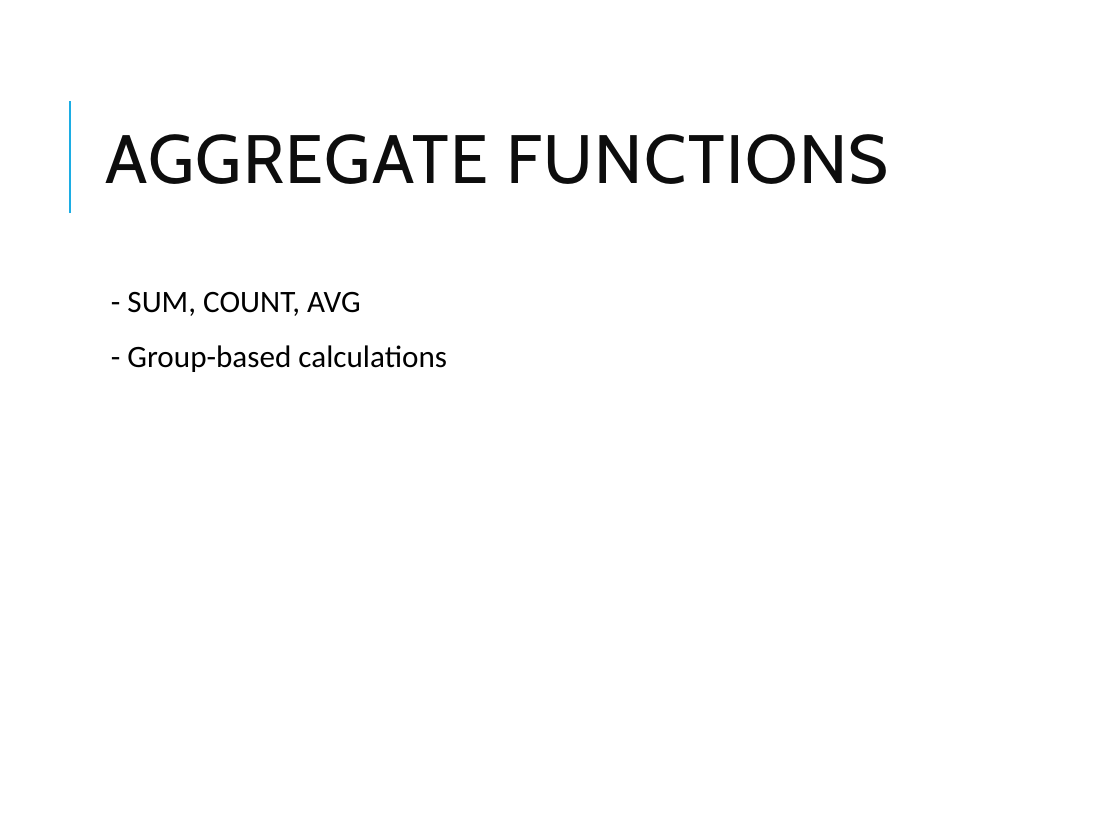
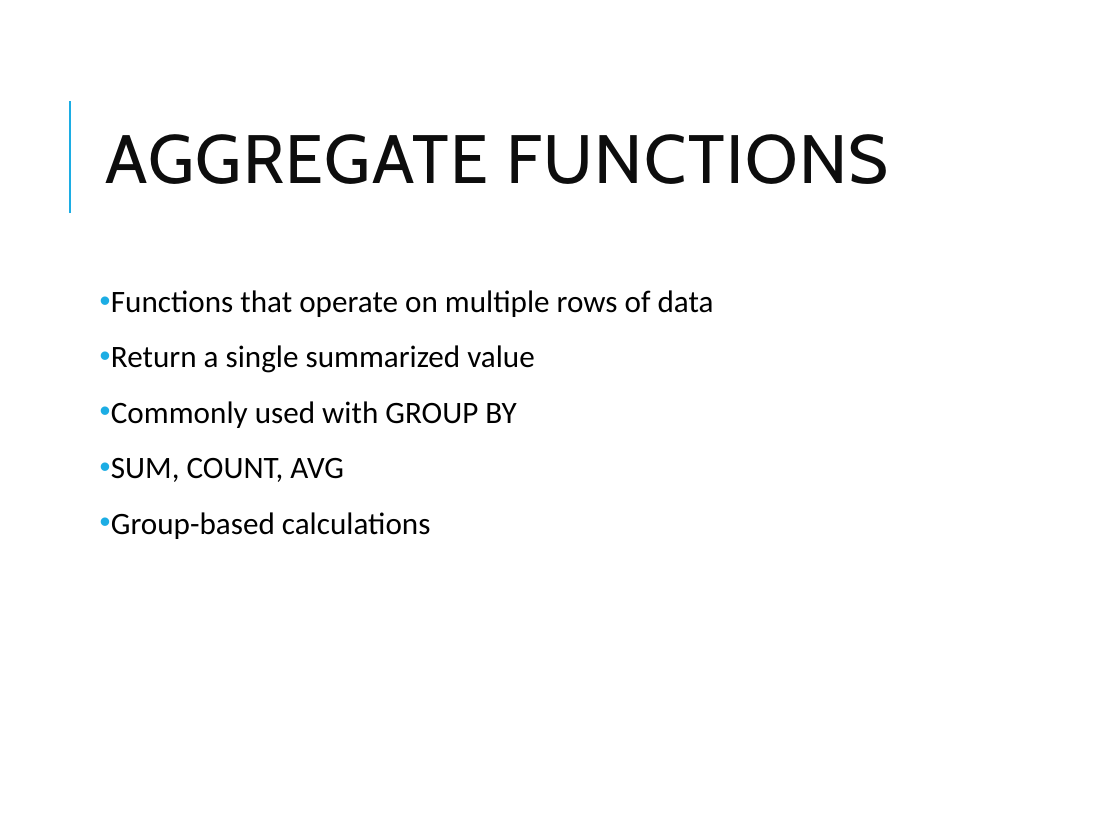
Before and after one commit to vikash-verma-profile/DE-Sig-March-2026, a slide deck: slide 21 of Week-2/Day-5/Snowflake_Modules_4_6.pptx (slide 18 before the commit). Drawn at 1120x840 pixels with LibreOffice and Linux fonts; fonts in the diff are those of the drawing. Boxes give left, top, right and bottom in pixels: in the first picture for what was removed or moved away, otherwise in the second. Text is boxed around its words. In the diff, an @@ line names an element or a change of style, - is before the commit and + after.

```diff
--- a/Week-2/Day-5/Snowflake_Modules_4_6.pptx
+++ b/Week-2/Day-5/Snowflake_Modules_4_6.pptx
@@ text at [111,290,714,539]: text changed @@
-  - SUM, COUNT, AVG
-  - Group-based calculations
+• Functions that operate on multiple rows of data
+• Return a single summarized value
+• Commonly used with GROUP BY
+• SUM, COUNT, AVG
+• Group-based calculations
```
Also in this commit, not shown: 19 other slides changed, 5 slides added, 23 other files.
